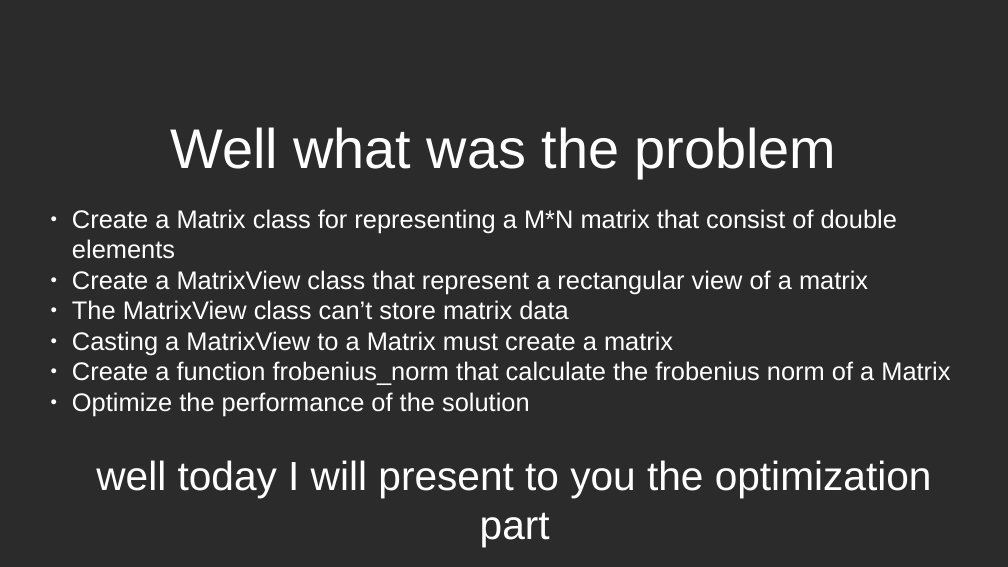
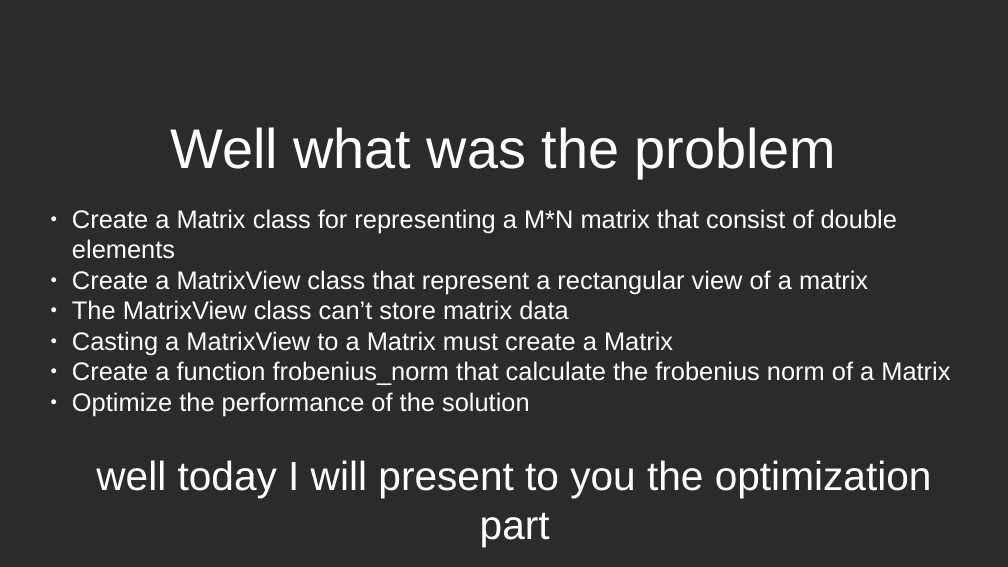
Before and after one commit to MajidAbdelilah/um6p_project_showcase, a slide deck: slide 3 of um6p_showcase.odp. Drawn at 1008x567 pixels with LibreOffice and Linux fonts; fonts in the diff are those of the drawing; background and template pictures are left out; a plain dark background stands for a picture behind light text. Boxes give left, top, right and bottom in pixels: in the first picture for what was removed or moved away, otherwise in the second. Text is boxed around its words. In the diff, an @@ line names an element or a change of style, - is before the commit and + after.

```diff
--- a/um6p_showcase.odp
+++ b/um6p_showcase.odp
@@ subtitle at (72, 331, 673, 355): text changed @@
-● Casting a MatrixView to a Matrix must create a matrix
+● Casting a MatrixView to a Matrix must create a Matrix
```
Also in this commit, not shown: 1 other slide changed.
